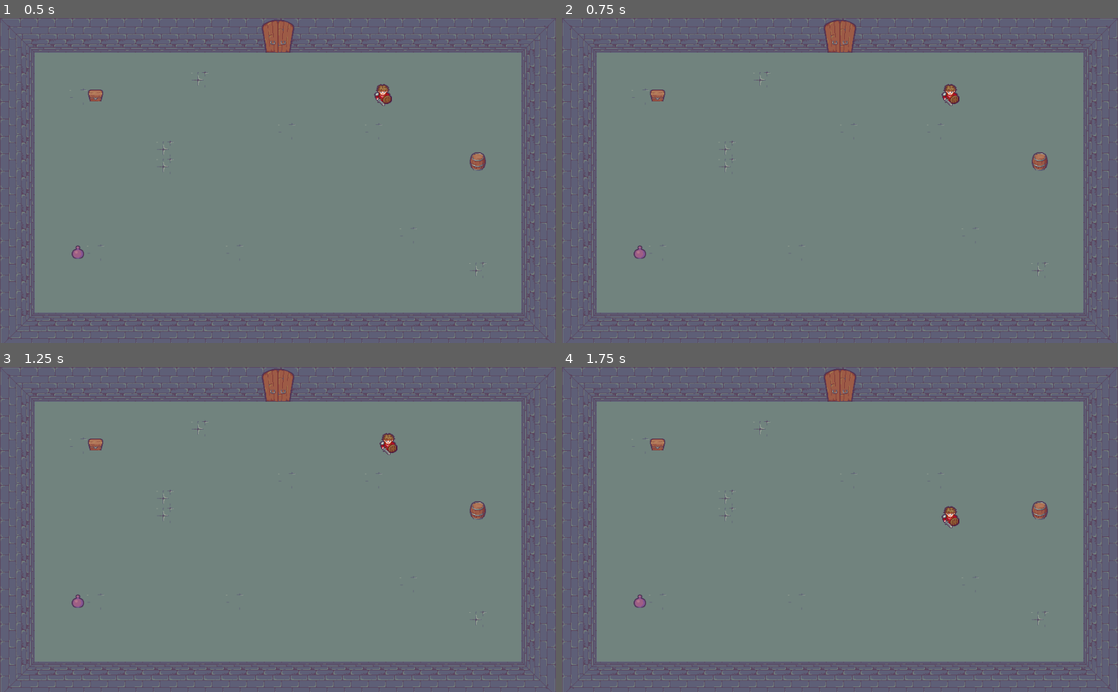
Above: before the commit, frames 1-4 (two rows, left to right).
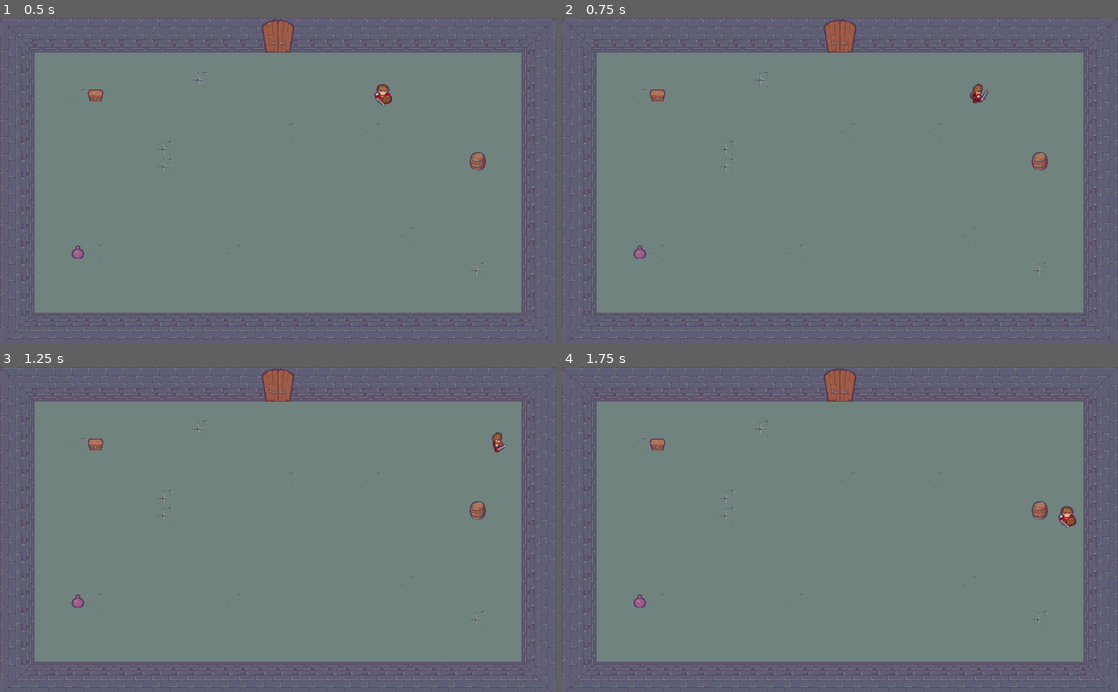
Above: after the commit, the same moments.

Repository: EvilYep/godot-rogue-like-tutorial
Game: Godot game, scene res://Scenes/Levels/Level.tscn
The game is run twice, just before and just after one commit, with the same random seed, the same clock (stepped at 60 frames per second) and the same inputs.
Inputs:
- Up to frame 1 (0.5 s): no input
- Up to frame 2 (0.75 s): tap Enter at 0.5 s; hold Right (ui_right) from 0.53 s (still down)
- Up to frame 3 (1.25 s): keep holding Right (ui_right)
- Up to frame 4 (1.75 s): release Right (ui_right) at 1.28 s; hold Down (ui_down) from 1.28 s (still down)

Frame 1 is identical in both runs. In frame 2, 0.3% of the frame differs, in the area x 68-77%, y 20-28%; in frame 3, 0.2%; in frame 4, 0.3%, in the area x 68-93%, y 42-50%.

Commit message:
animated sprite and better conditionals :joystick:

Diff:
--- a/Scenes/Character/Player.gd
+++ b/Scenes/Character/Player.gd
@@ -1,4 +1,6 @@
 extends KinematicBody2D
+
+onready var animated_sprite = $AnimatedSprite
 
 var speed : float = 300.0
 var direction = Vector2.ZERO
@@ -10,5 +12,16 @@
 	move_and_slide(direction * speed)
 
 func _input(event: InputEvent) -> void:
-	direction.x = int(event.is_action_pressed("ui_right")) - int(event.is_action_pressed("ui_left"))
-	direction.y = int(event.is_action_pressed("ui_down")) - int(event.is_action_pressed("ui_up"))
+	direction.x = int(Input.is_action_pressed("ui_right")) - int(Input.is_action_pressed("ui_left"))
+	direction.y = int(Input.is_action_pressed("ui_down")) - int(Input.is_action_pressed("ui_up"))
+
+	direction = direction.normalized()
+
+	match(direction):
+		Vector2.RIGHT: animated_sprite.play("MoveRight")
+		Vector2.LEFT: animated_sprite.play("MoveLeft")
+		Vector2.DOWN: animated_sprite.play("MoveDown")
+		Vector2.UP: animated_sprite.play("MoveUp")
+		Vector2.ZERO:
+			animated_sprite.stop()
+			animated_sprite.set_frame(0)
--- a/Scenes/Character/Player.tscn
+++ b/Scenes/Character/Player.tscn
@@ -1,7 +1,94 @@
-[gd_scene load_steps=4 format=2]
+[gd_scene load_steps=21 format=2]
 
 [ext_resource path="res://Scenes/Character/Player.gd" type="Script" id=1]
-[ext_resource path="res://Scenes/Character/Sprites/Character.png" type="Texture" id=2]
+[ext_resource path="res://Scenes/Character/Sprites/Character_SpriteSheet.png" type="Texture" id=2]
+
+[sub_resource type="AtlasTexture" id=2]
+atlas = ExtResource( 2 )
+region = Rect2( 0, 0, 64, 64 )
+
+[sub_resource type="AtlasTexture" id=3]
+atlas = ExtResource( 2 )
+region = Rect2( 64, 0, 64, 64 )
+
+[sub_resource type="AtlasTexture" id=4]
+atlas = ExtResource( 2 )
+region = Rect2( 128, 0, 64, 64 )
+
+[sub_resource type="AtlasTexture" id=5]
+atlas = ExtResource( 2 )
+region = Rect2( 192, 0, 64, 64 )
+
+[sub_resource type="AtlasTexture" id=6]
+atlas = ExtResource( 2 )
+region = Rect2( 0, 192, 64, 64 )
+
+[sub_resource type="AtlasTexture" id=7]
+atlas = ExtResource( 2 )
+region = Rect2( 64, 192, 64, 64 )
+
+[sub_resource type="AtlasTexture" id=8]
+atlas = ExtResource( 2 )
+region = Rect2( 128, 192, 64, 64 )
+
+[sub_resource type="AtlasTexture" id=9]
+atlas = ExtResource( 2 )
+region = Rect2( 192, 192, 64, 64 )
+
+[sub_resource type="AtlasTexture" id=10]
+atlas = ExtResource( 2 )
+region = Rect2( 0, 128, 64, 64 )
+
+[sub_resource type="AtlasTexture" id=11]
+atlas = ExtResource( 2 )
+region = Rect2( 64, 128, 64, 64 )
+
+[sub_resource type="AtlasTexture" id=12]
+atlas = ExtResource( 2 )
+region = Rect2( 128, 128, 64, 64 )
+
+[sub_resource type="AtlasTexture" id=13]
+atlas = ExtResource( 2 )
+region = Rect2( 192, 128, 64, 64 )
+
+[sub_resource type="AtlasTexture" id=14]
+atlas = ExtResource( 2 )
+region = Rect2( 0, 64, 64, 64 )
+
+[sub_resource type="AtlasTexture" id=15]
+atlas = ExtResource( 2 )
+region = Rect2( 64, 64, 64, 64 )
+
+[sub_resource type="AtlasTexture" id=16]
+atlas = ExtResource( 2 )
+region = Rect2( 128, 64, 64, 64 )
+
+[sub_resource type="AtlasTexture" id=17]
+atlas = ExtResource( 2 )
+region = Rect2( 192, 64, 64, 64 )
+
+[sub_resource type="SpriteFrames" id=18]
+animations = [ {
+"frames": [ SubResource( 2 ), SubResource( 3 ), SubResource( 4 ), SubResource( 5 ) ],
+"loop": true,
+"name": "MoveDown",
+"speed": 10.0
+}, {
+"frames": [ SubResource( 6 ), SubResource( 7 ), SubResource( 8 ), SubResource( 9 ) ],
+"loop": true,
+"name": "MoveLeft",
+"speed": 10.0
+}, {
+"frames": [ SubResource( 10 ), SubResource( 11 ), SubResource( 12 ), SubResource( 13 ) ],
+"loop": true,
+"name": "MoveRight",
+"speed": 10.0
+}, {
+"frames": [ SubResource( 14 ), SubResource( 15 ), SubResource( 16 ), SubResource( 17 ) ],
+"loop": true,
+"name": "MoveUp",
+"speed": 10.0
+} ]
 
 [sub_resource type="CircleShape2D" id=1]
 
@@ -11,8 +98,9 @@
 "_edit_lock_": true
 }
 
-[node name="Sprite" type="Sprite" parent="."]
-texture = ExtResource( 2 )
+[node name="AnimatedSprite" type="AnimatedSprite" parent="."]
+frames = SubResource( 18 )
+animation = "MoveDown"
 __meta__ = {
 "_edit_lock_": true
 }
Binary file added: Scenes/Character/Sprites/Character_SpriteSheet.png
Not shown, added: Scenes/Character/Sprites/Character_SpriteSheet.png.import
